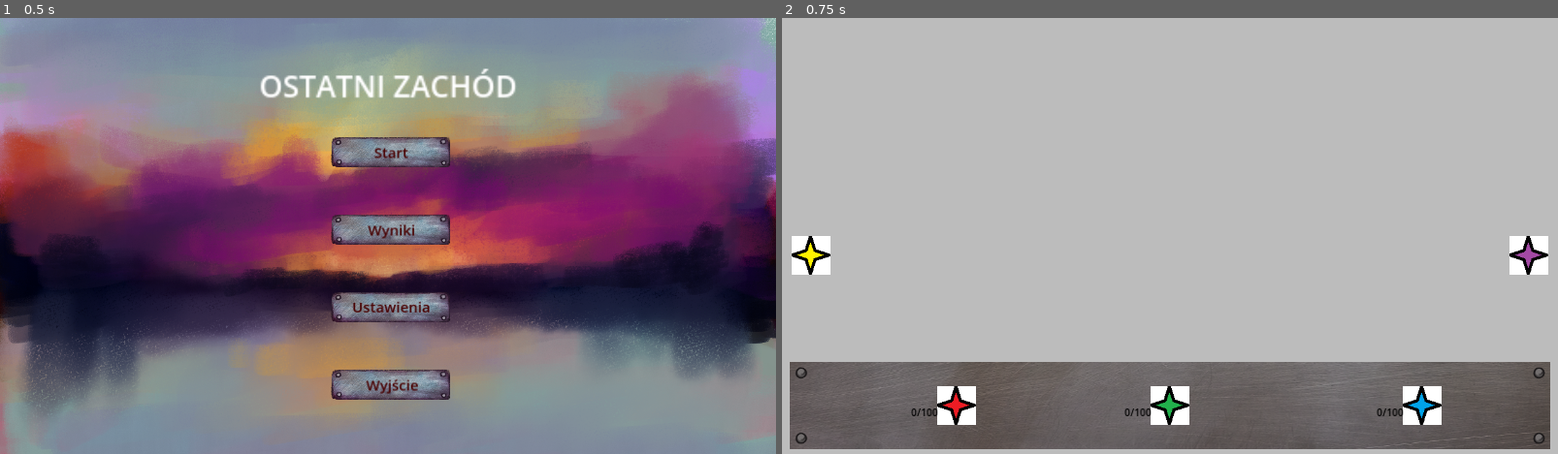
Above: before the commit, frames 1-2 (left to right).
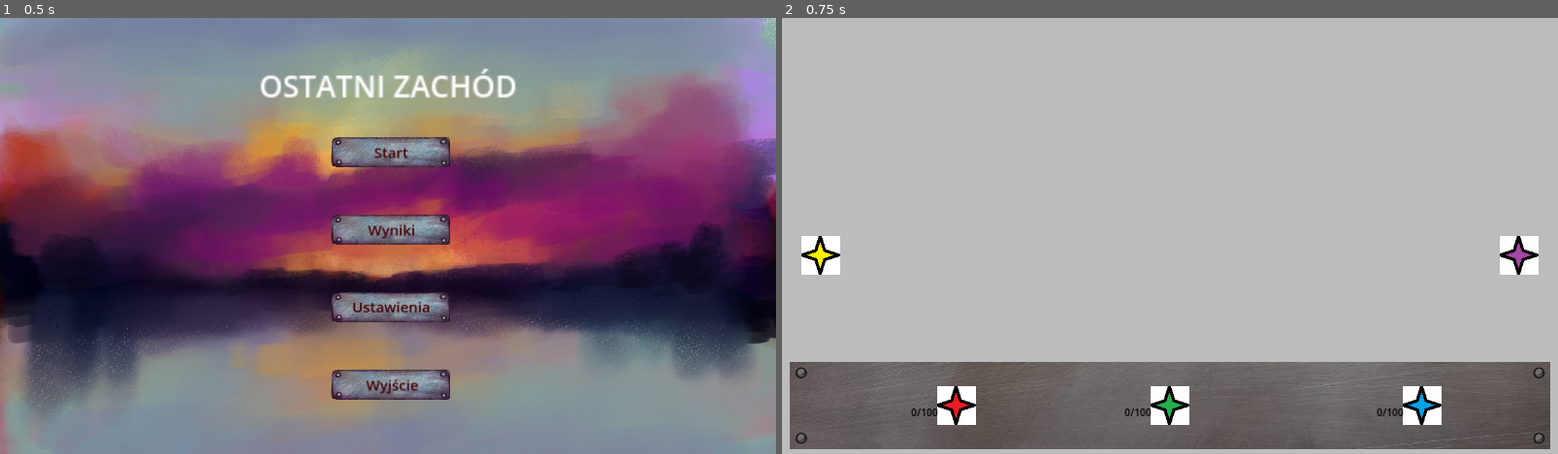
Above: after the commit, the same moments.

Repository: Piqulsky/hackathon
Game: Godot game, scene res://start_scene.tscn
Two runs of this game, one before a commit and one after it. Both use one fixed random seed, a clock stepped at 60 frames per second and the inputs below.
Inputs:
- Up to frame 1 (0.5 s): no input
- Up to frame 2 (0.75 s): click "Start" at 0.5 s

Frame 1 is identical in both runs. In frame 2, 0.8% of the frame differs, in the area x 1-99%, y 50-59%.

Commit message:
Shelters panel

Diff:
--- a/Panels/CreationPanelContent/shelters_panel.tscn
+++ b/Panels/CreationPanelContent/shelters_panel.tscn
@@ -1,6 +1,9 @@
-[gd_scene load_steps=4 format=3 uid="uid://4vkh4uhwbe4j"]
+[gd_scene load_steps=7 format=3 uid="uid://4vkh4uhwbe4j"]
 
+[ext_resource type="Script" path="res://Scripts/Panels/new_shelters.gd" id="1_81scs"]
 [ext_resource type="Texture2D" uid="uid://bsp6dudeb6v7o" path="res://TMPTextures/0.png" id="1_ipdh4"]
+[ext_resource type="Texture2D" uid="uid://boeui5psfp4ua" path="res://TMPTextures/0d.png" id="2_0wuj3"]
+[ext_resource type="Script" path="res://Scripts/Panels/expand_shelters.gd" id="4_l2jqh"]
 
 [sub_resource type="LabelSettings" id="LabelSettings_ppex6"]
 font_size = 64
@@ -23,7 +26,7 @@
 layout_mode = 0
 offset_right = 640.0
 offset_bottom = 91.0
-text = "Shelters"
+text = "Schronienia"
 label_settings = SubResource("LabelSettings_ppex6")
 horizontal_alignment = 1
 
@@ -32,22 +35,26 @@
 offset_top = 96.0
 offset_right = 640.0
 offset_bottom = 320.0
+script = ExtResource("1_81scs")
 
 [node name="ProgressBar" type="ProgressBar" parent="NewShelters"]
 layout_mode = 0
-offset_left = 32.0
+offset_left = 64.0
 offset_top = 160.0
 offset_right = 608.0
 offset_bottom = 224.0
+max_value = 20.0
+step = 1.0
 show_percentage = false
 
 [node name="BeginTextureButton" type="TextureButton" parent="NewShelters"]
 layout_mode = 0
-offset_left = 96.0
+offset_left = 128.0
 offset_top = 32.0
-offset_right = 192.0
+offset_right = 224.0
 offset_bottom = 128.0
 texture_normal = ExtResource("1_ipdh4")
+texture_disabled = ExtResource("2_0wuj3")
 
 [node name="Label" type="Label" parent="NewShelters/BeginTextureButton"]
 layout_mode = 0
@@ -64,27 +71,33 @@
 offset_top = 32.0
 offset_right = 544.0
 offset_bottom = 128.0
+disabled = true
 texture_normal = ExtResource("1_ipdh4")
+texture_disabled = ExtResource("2_0wuj3")
 
 [node name="ExpandShelters" type="Control" parent="."]
 anchors_preset = 0
 offset_top = 320.0
 offset_right = 640.0
 offset_bottom = 544.0
+script = ExtResource("4_l2jqh")
 
 [node name="ProgressBar" type="ProgressBar" parent="ExpandShelters"]
-offset_left = 32.0
+offset_left = 64.0
 offset_top = 160.0
 offset_right = 608.0
 offset_bottom = 224.0
+max_value = 20.0
+step = 1.0
 show_percentage = false
 
 [node name="BeginTextureButton" type="TextureButton" parent="ExpandShelters"]
-offset_left = 96.0
+offset_left = 128.0
 offset_top = 32.0
-offset_right = 192.0
+offset_right = 224.0
 offset_bottom = 128.0
 texture_normal = ExtResource("1_ipdh4")
+texture_disabled = ExtResource("2_0wuj3")
 
 [node name="Label" type="Label" parent="ExpandShelters/BeginTextureButton"]
 layout_mode = 0
@@ -100,4 +113,11 @@
 offset_top = 32.0
 offset_right = 544.0
 offset_bottom = 128.0
+disabled = true
 texture_normal = ExtResource("1_ipdh4")
+texture_disabled = ExtResource("2_0wuj3")
+
+[connection signal="button_down" from="NewShelters/BeginTextureButton" to="NewShelters" method="_on_begin_texture_button_button_down"]
+[connection signal="button_down" from="NewShelters/ProgressTextureButton" to="NewShelters" method="_on_progress_texture_button_button_down"]
+[connection signal="button_down" from="ExpandShelters/BeginTextureButton" to="ExpandShelters" method="_on_begin_texture_button_button_down"]
+[connection signal="button_down" from="ExpandShelters/ProgressTextureButton" to="ExpandShelters" method="_on_progress_texture_button_button_down"]
--- /dev/null
+++ b/Scripts/Panels/expand_shelters.gd
@@ -0,0 +1,35 @@
+extends Control
+
+var cost := 2
+const INCREASE = 3
+var beginButton :TextureButton
+var pgBar :ProgressBar
+var pgButton :TextureButton
+var costLabel :Label
+
+# Called when the node enters the scene tree for the first time.
+func _ready():
+	beginButton = $BeginTextureButton
+	pgBar = $ProgressBar
+	pgButton = $ProgressTextureButton
+	costLabel = $BeginTextureButton/Label
+
+
+func _physics_process(delta):
+	costLabel.text = str(Global.resources.materials) + "/" + str(cost)
+
+
+func _on_begin_texture_button_button_down():
+	if Global.resources.materials >= cost:
+		Global.resources.materials -= cost
+		pgButton.disabled = false
+		beginButton.disabled = true
+		cost = pow(cost, INCREASE)
+
+
+func _on_progress_texture_button_button_down():
+	pgBar.value += pgBar.step
+	if pgBar.value >= pgBar.max_value:
+		pgBar.value = 0
+		pgButton.disabled = true
+		beginButton.disabled = false
--- /dev/null
+++ b/Scripts/Panels/new_shelters.gd
@@ -0,0 +1,35 @@
+extends Control
+
+var cost := 2
+const INCREASE = 2
+var beginButton :TextureButton
+var pgBar :ProgressBar
+var pgButton :TextureButton
+var costLabel :Label
+
+# Called when the node enters the scene tree for the first time.
+func _ready():
+	beginButton = $BeginTextureButton
+	pgBar = $ProgressBar
+	pgButton = $ProgressTextureButton
+	costLabel = $BeginTextureButton/Label
+
+
+func _physics_process(delta):
+	costLabel.text = str(Global.resources.materials) + "/" + str(cost)
+
+
+func _on_begin_texture_button_button_down():
+	if Global.resources.materials >= cost:
+		Global.resources.materials -= cost
+		pgButton.disabled = false
+		beginButton.disabled = true
+		cost = pow(cost, INCREASE)
+
+
+func _on_progress_texture_button_button_down():
+	pgBar.value += pgBar.step
+	if pgBar.value >= pgBar.max_value:
+		pgBar.value = 0
+		pgButton.disabled = true
+		beginButton.disabled = false
--- a/main_scene.tscn
+++ b/main_scene.tscn
@@ -37,7 +37,6 @@
 layout_mode = 3
 anchors_preset = 0
 offset_top = 360.0
-offset_right = 1280.0
 offset_bottom = 424.0
 
 [node name="LeftArrow" type="TextureButton" parent="ArrowsButtons"]
@@ -45,9 +44,9 @@
 anchors_preset = 4
 anchor_top = 0.5
 anchor_bottom = 0.5
-offset_left = 16.0
+offset_left = 32.0
 offset_top = -32.0
-offset_right = 80.0
+offset_right = 96.0
 offset_bottom = 32.0
 grow_vertical = 2
 pivot_offset = Vector2(0, 32)
@@ -60,9 +59,9 @@
 anchor_top = 0.5
 anchor_right = 1.0
 anchor_bottom = 0.5
-offset_left = -80.0
+offset_left = 1184.0
 offset_top = -32.0
-offset_right = -16.0
+offset_right = 1248.0
 offset_bottom = 32.0
 grow_horizontal = 0
 grow_vertical = 2
Binary file added: TMPTextures/0d.png
Not shown, added: TMPTextures/0d.png.import
